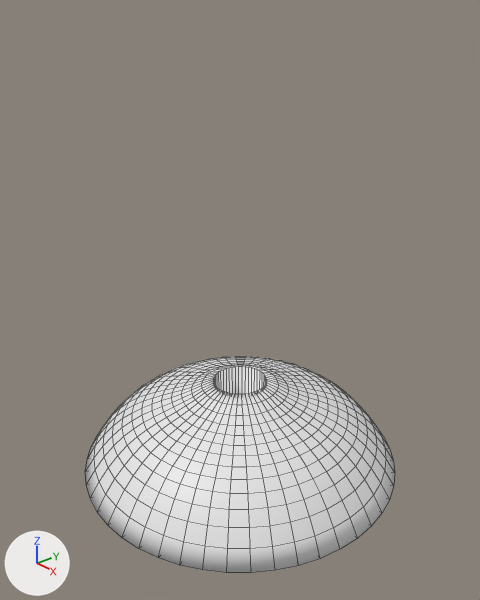
An edit to the Blender file lamp/lamp-v4.blend, drawn before and after from the same camera.
Both versions are drawn from a camera (50 mm lens) standing at (1.626, -1.415, 1.663) and looking at (0.032, -0.028, 0.691). Lighting does not change. The marker at lower left points along +X, +Y and +Z. Mesh edges are drawn as thin lines.

Objects in the first picture: 'Lamp base'.
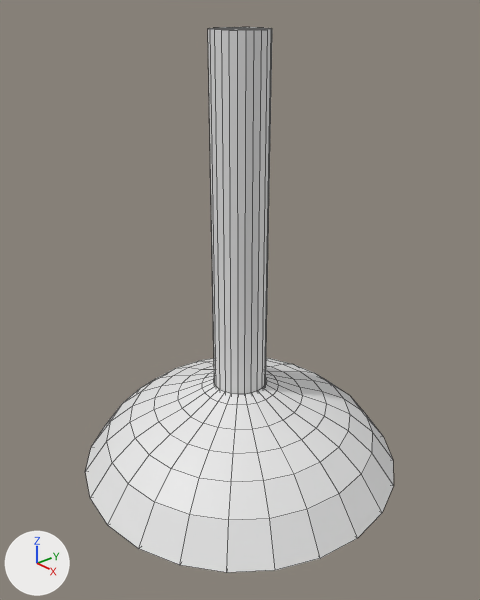
What differs and where, as boxes (x1, y1, x2, y2) in the pictures (480 x 600 px):
'Lamp base', reshaped: before (85, 356, 395, 573); after (85, 358, 394, 573)
'Stem', added: after (208, 27, 272, 394)
part 1 of me_mesh, cut back: before (85, 356, 395, 573); after (85, 358, 394, 573)
part 2 of me_mesh, shading changed: before (220, 369, 262, 392)

The change in detail:
me_mesh is used by ob_lamp_base; location (0.0, 0.0, 0.0).
me_mesh had 816 vertices, 768 faces and spanned x -0.602..0.602, y -0.602..0.602, z 0.0..0.341.
me_mesh now has 218 vertices, 216 faces and spans x -0.602..0.602, y -0.602..0.602, z 0.0..0.341.
me_mesh part 1: 95 vertices moved from x -0.564..0.564, y -0.564..0.564, z 0.0..0.341 to x -0.511..0.511, y -0.511..0.511, z 0.0..0.341; 641 vertices removed from x -0.597..0.597, y -0.597..0.597, z 0.0..0.341; 43 vertices added at x -0.231..0.231, y -0.231..0.231, z 0.043..0.341.
me_mesh part 2: 8 kept faces spanning x -0.1..0.1, y -0.1..0.1, z 0.043..0.341 are now shaded flat.
Mesh me_mesh_002 is new.
It has 74 vertices, 88 faces and spans x -0.1..0.1, y -0.1..0.1, z 0.04..1.57.
Object 'Stem' (ob_stem) is new; it shows me_mesh_002.
Its location is (0.0, 0.0, 0.0).
Its scale is (0.97, 0.97, 1.0).
